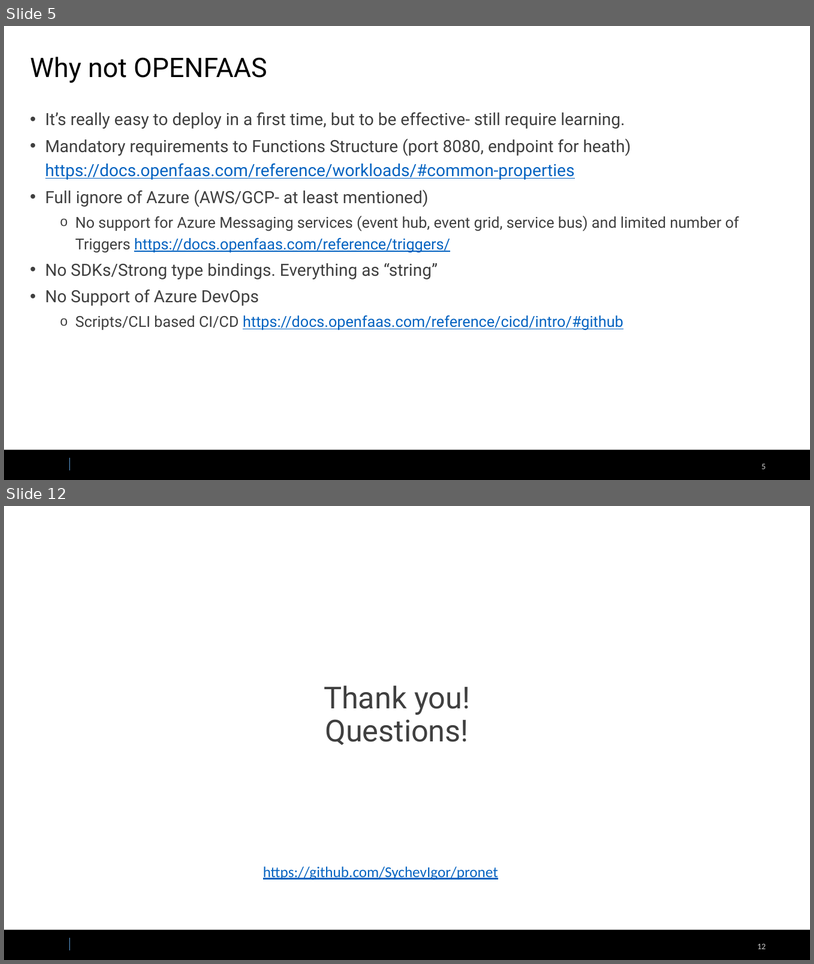
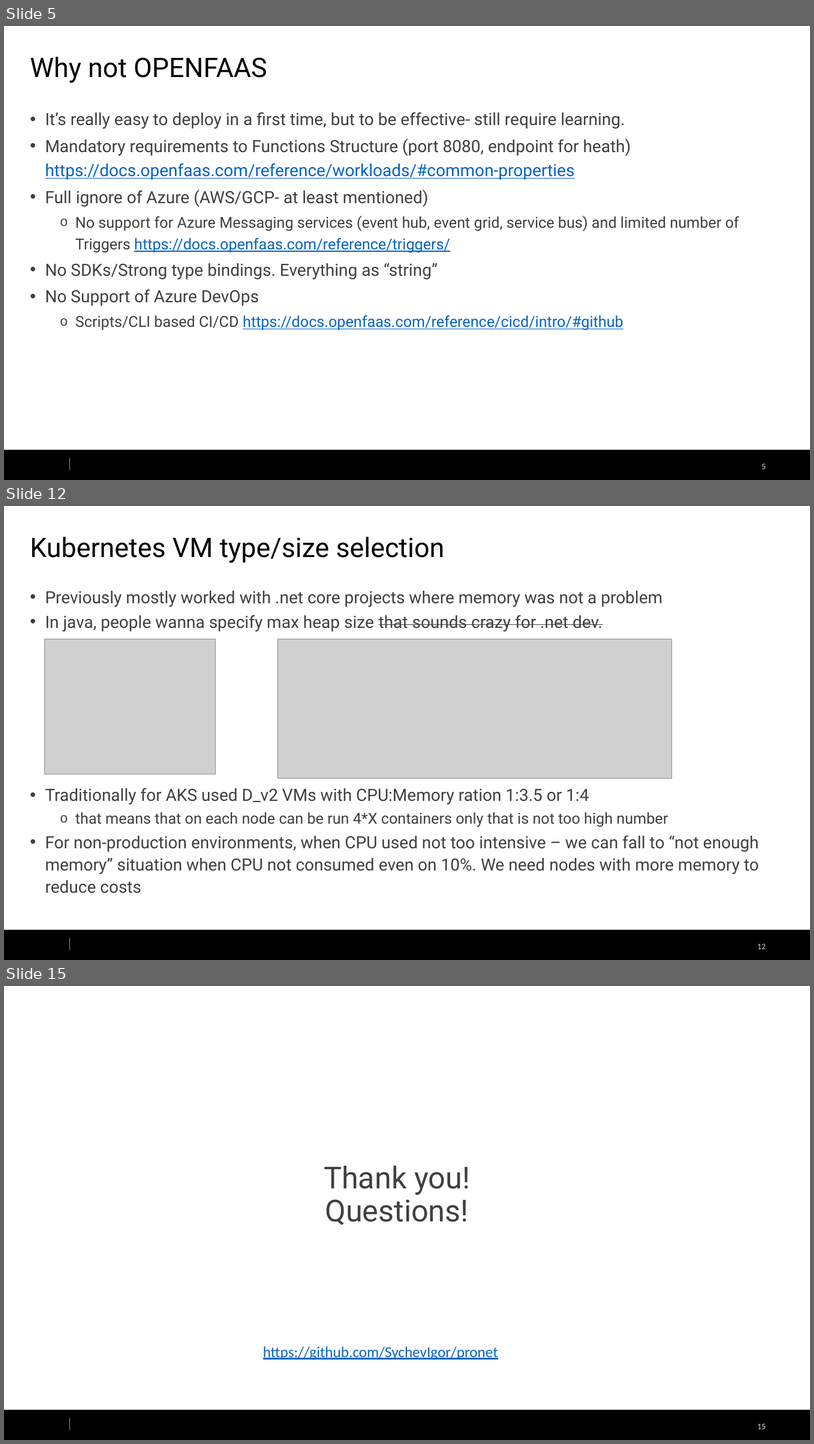
Before and after one commit to SychevIgor/publicspeaking, a slide deck: AzureArchitecture.pptx. Shown one above the other, each under a label of ours: slides 5 and 12 before the commit, slides 5, 12 and 15 after it; the slides between them are not shown. The pictures are 814x964 and 814x1444 pixels, drawn with LibreOffice and Linux fonts; fonts in the diff are those of the drawing; grey boxes stand for pictures; background and template pictures are left out. Boxes give left, top, right and bottom in pixels: in the first picture for what was removed or moved away, otherwise in the second. Text is boxed around its words. In the diff, an @@ line names an element or a change of style, - is before the commit and + after.

Commit message:
some updates

```diff
--- a/AzureArchitecture.pptx
+++ b/AzureArchitecture.pptx
@@ slide 12 added at box(4, 506, 810, 960), background #FFFFFF; not listed: 3 template elements that a slide beside it also shows @@
@@ title added at box(30, 537, 445, 563), 32 pt, text #000000 @@
+Kubernetes VM type/size selection
@@ text added at box(45, 591, 759, 893), 20 pt, text #3F3F3F @@
+• Previously mostly worked with .net core projects where memory was not a problem
+• In java, people wanna specify max heap size that sounds crazy for .net dev.
+• Traditionally for AKS used D_v2 VMs with CPU:Memory ration 1:3.5 or 1:4
+  o that means that on each node can be run 4*X containers only that is not too high number
+• For non-production environments, when CPU used not too intensive – we can fall to “not enough memory” situation when CPU not consumed even on 10%. We need nodes with more memory to reduce costs
@@ picture added at box(45, 639, 216, 774) @@
@@ picture added at box(278, 639, 672, 778) @@
@@ what was slide 12 is now slide 15 @@
@@ page number at box(758, 1423, 766, 1429): text changed @@
-12
+15
```
Also in this commit, not shown: 1 slide changed, 2 other slides added.
